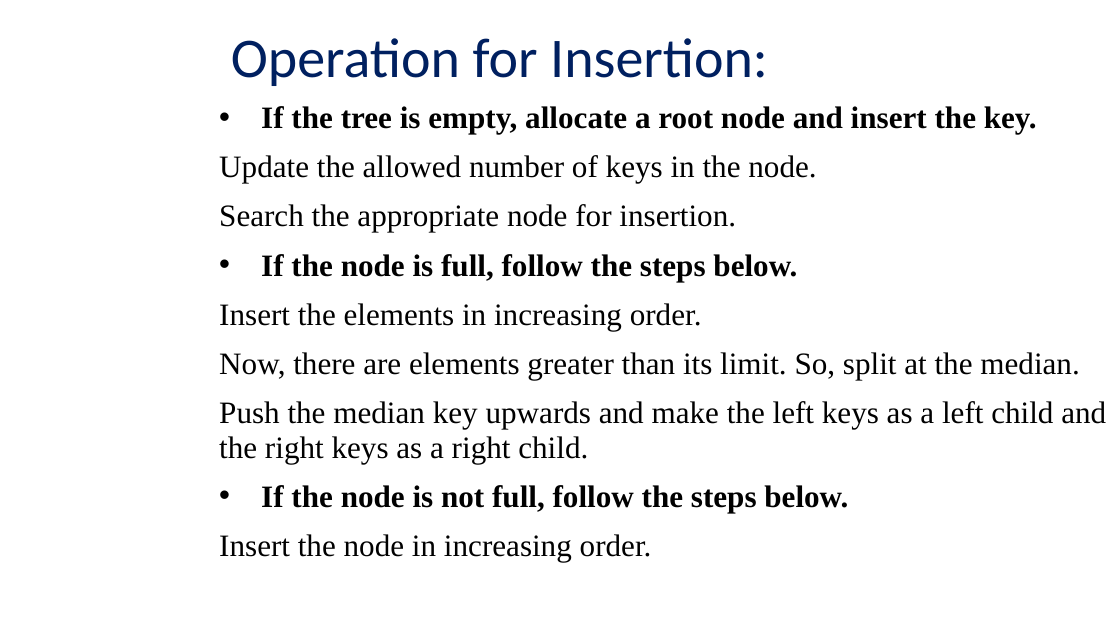
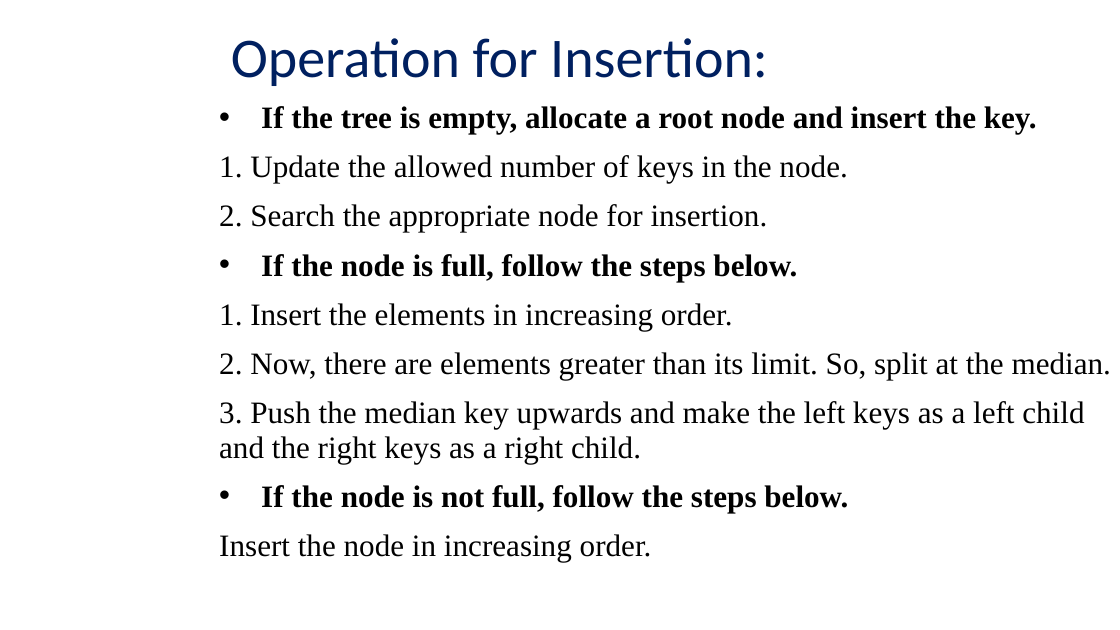
Before and after one commit to viettungvuong/Seminar, a slide deck: slide 30 of Seminar.pptx. Drawn at 1120x630 pixels with LibreOffice and Linux fonts; fonts in the diff are those of the drawing; background and template pictures are left out. Boxes give left, top, right and bottom in pixels: in the first picture for what was removed or moved away, otherwise in the second. Text is boxed around its words. In the diff, an @@ line names an element or a change of style, - is before the commit and + after.

```diff
--- a/Seminar.pptx
+++ b/Seminar.pptx
@@ text at [219,155,847,232]: text changed @@
-Update the allowed number of keys in the node.
-Search the appropriate node for insertion.
+1. Update the allowed number of keys in the node.
+2. Search the appropriate node for insertion.
@@ text at [219,303,1111,463]: text changed @@
-Insert the elements in increasing order.
-Now, there are elements greater than its limit. So, split at the median.
-Push the median key upwards and make the left keys as a left child and the right keys as a right child.
+1. Insert the elements in increasing order.
+2. Now, there are elements greater than its limit. So, split at the median.
+3. Push the median key upwards and make the left keys as a left child and the right keys as a right child.
```
